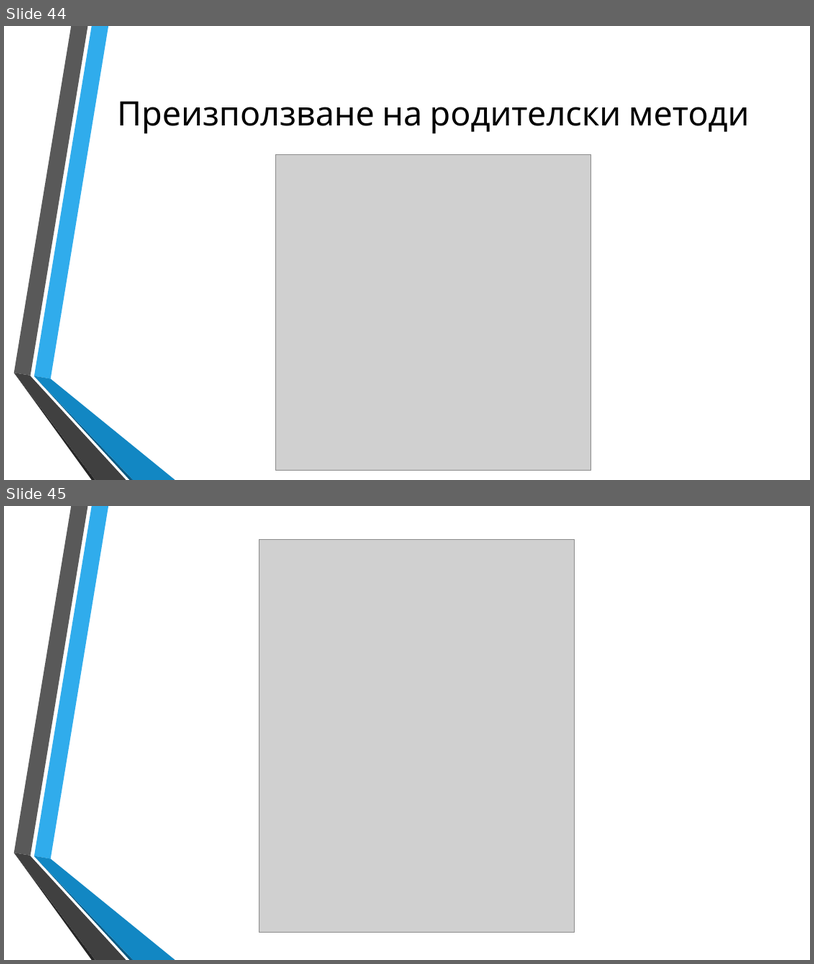
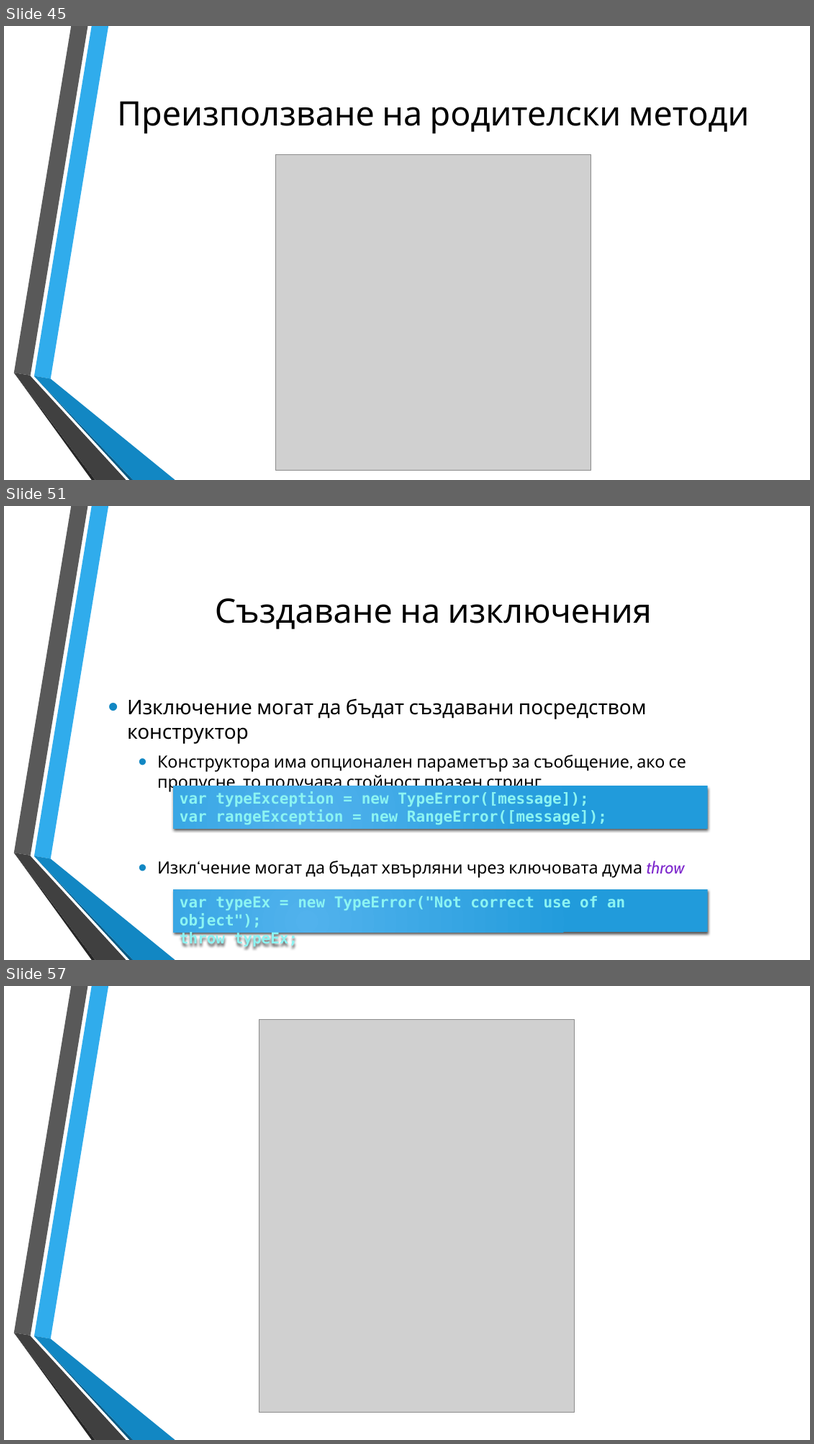
Before and after one commit to dnmitev/IT-Academy, a slide deck: JS Fundamentals/8.OOP/JS-OOP.pptx. Shown one above the other, each under a label of ours: slides 44 and 45 before the commit, slides 45, 51 and 57 after it; the slides between them are not shown. The pictures are 814x964 and 814x1444 pixels, drawn with LibreOffice and Linux fonts; fonts in the diff are those of the drawing; grey boxes stand for pictures; background and template pictures are left out. Boxes give left, top, right and bottom in pixels: in the first picture for what was removed or moved away, otherwise in the second. Text is boxed around its words. In the diff, an @@ line names an element or a change of style, - is before the commit and + after.

```diff
--- a/JS Fundamentals/8.OOP/JS-OOP.pptx
+++ b/JS Fundamentals/8.OOP/JS-OOP.pptx
@@ slide 51 added at <box>4,506,810,960</box>, background picture (left out); not listed: 6 template elements that a slide beside it also shows @@
@@ title added at <box>215,598,652,629</box>, 40 pt, text #000000 @@
+Създаване на изключения
@@ text added at <box>127,698,687,878</box>, 20 pt, text #000000 @@
+• Изключение могат да бъдат създавани посредством конструктор
+  • Конструктора има опционален параметър за съобщение, ако се пропусне, то получава стойност празен стринг
+  • Изкл‘чение могат да бъдат хвърляни чрез ключовата дума throw
@@ rectangle added at <box>174,785,708,829</box>, fill gradient #51B3ED to #219CDB, 18 pt, text #8CF4F2, bold @@
+var typeException = new TypeError([message]);
+var rangeException = new RangeError([message]);
@@ rectangle added at <box>174,889,708,932</box>, fill gradient #51B3ED to #219CDB, 18 pt, text #8CF4F2, bold @@
+var typeEx = new TypeError("Not correct use of an object");
+throw typeEx;
@@ what was slide 44 is now slide 45 @@
@@ what was slide 45 is now slide 57 @@
```
Also in this commit, not shown: 5 slides changed, 11 other slides added, 6 other files.
